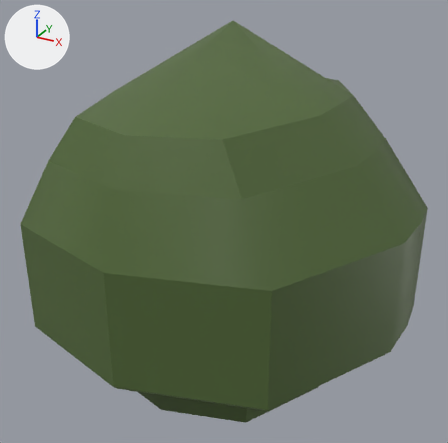
What one commit did to the FBX model Dad Olympics Game/Assets/Models/MEDIUM/Proto_Bush_03.fbx.
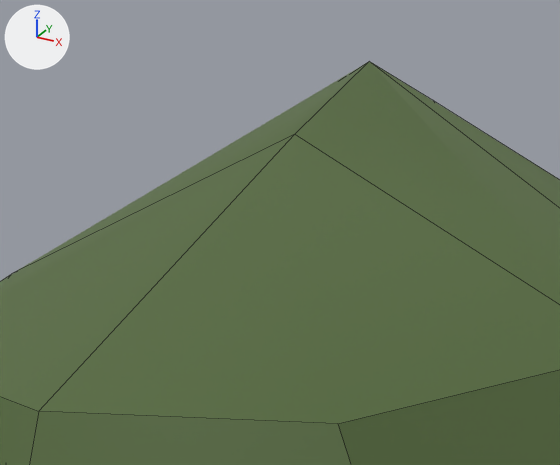
Each version appears first whole from a 50 mm lens placed at (0.7231, 0.9023, -0.1168), pointed at (0.6363, 1.0601, -0.1958), and next in a close-up on the part from 25% to 66% of the width and 0% to 35% of the height. Lighting does not change. The marker at upper left points along +X, +Y and +Z. The close-ups show mesh edges as thin lines. Where no turn or scale is listed for an object, it has been applied to the vertices.

Before the edit, the objects in view are built like this:
```python
me_mesh = bpy.data.meshes.new('Mesh')
me_mesh.from_pydata(...)  # 114 vertices, 112 faces; spans x -0.0605..0.0605, y -0.0589..0.0589, z -0.0541..0.0541
me_mesh.materials.append(mat_lambert1)  # dark green #526838
ob_polysurface1268 = bpy.data.objects.new('polySurface1268', me_mesh)
ob_polysurface1268.location = (0.634, 1.0618, -0.19)
```
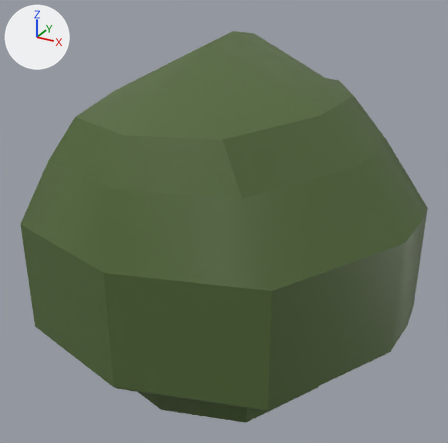
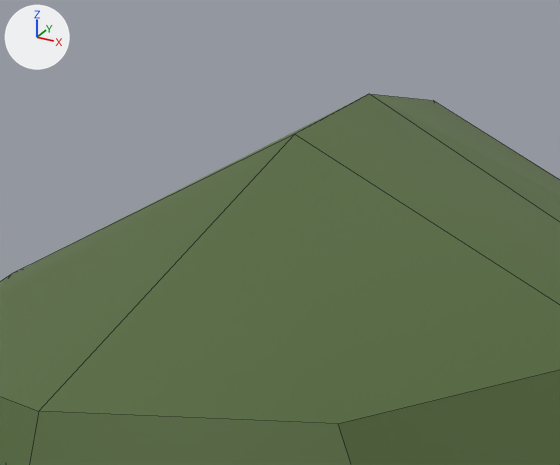
The change, as a list of edits to the scene's bpy script:
```text
Change me_mesh:
    where me_mesh.from_pydata(...)  # 114 vertices, 112 faces; spans x -0.0605..0.0605, y -0.0589..0.0589, z -0.0541..0.0541
    used by ob_polysurface1268; location = (0.634, 1.0618, -0.19)
    me_mesh part 1
    me_mesh.vertices[30].co: (0.0, 0.0078, 0.0541) -> (0.0, 0.0078, 0.0511)  # pixel (369, 61) -> pixel (369, 93)
```

Changed parts and their boxes (x1, y1, x2, y2) in the close-ups (560 x 465 px; the box of a moved part takes in the faces that stretch with it):
'polySurface1268', reshaped
    before: (0, 61, 560, 465)
    after: (0, 94, 560, 465)
part 1 of me_mesh, moved or reshaped
    before: (16, 61, 560, 305)
    after: (16, 94, 560, 305)
